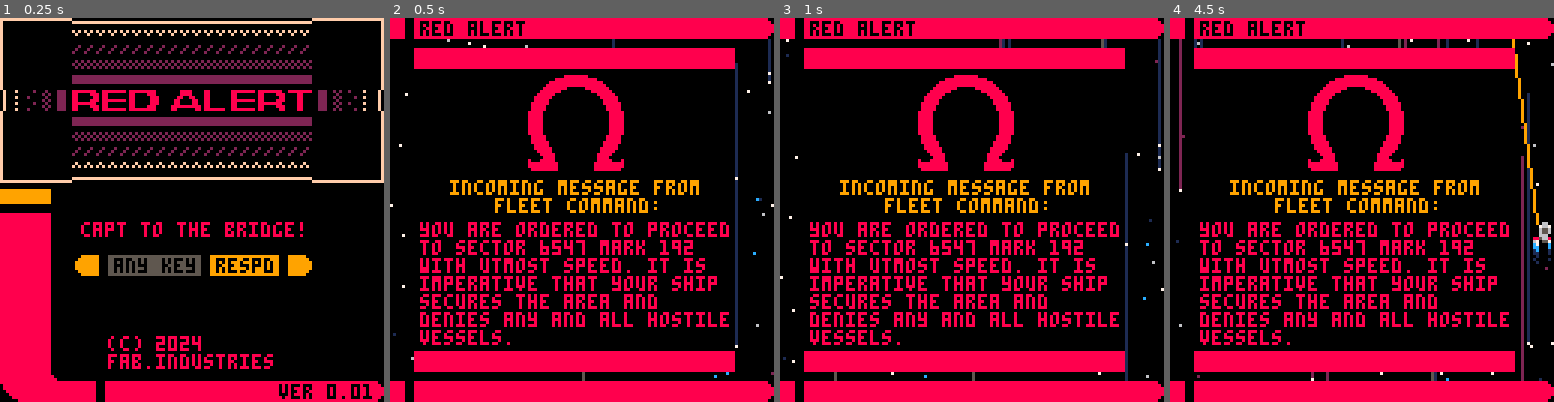
Above: before the commit, frames 1-4 (left to right).
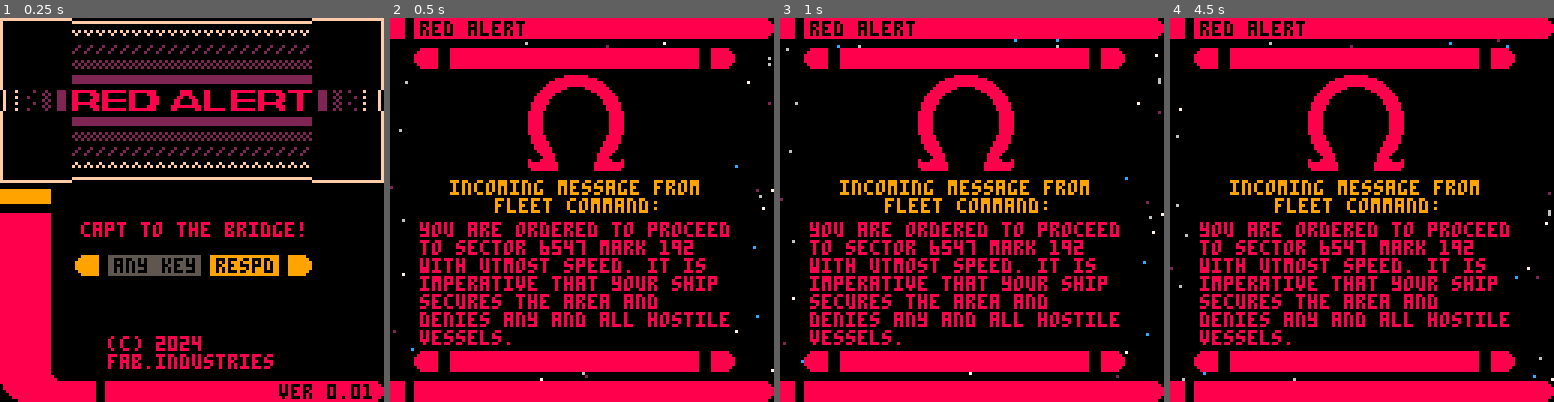
Above: after the commit, the same moments.

Repository: fab-industries/red-alert
Game: PICO-8 cartridge redalert.p8
Same seed, same stepped clock (60 frames per second), same inputs: the game is played once before the commit and once after it.
Inputs:
- Up to frame 1 (0.25 s): no input
- Up to frame 2 (0.5 s): tap X (X key) at 0.33 s
- Up to frame 3 (1 s): tap O (Z key) at 0.7 s
- Up to frame 4 (4.5 s): tap X (X key) at 1.07, 1.85, 2.97, 4.08 s; hold Right 1.6-2.1 s; tap O (Z key) every 0.4 s from 1.7 to 4.1 s; hold Up 2.15-2.42 s; hold Right 2.47-3.03 s; hold Left 3.08-3.58 s; hold Down 3.63-3.97 s; hold Right from 4.02 s (still down)

Frame 1 is identical in both runs. In frame 2, 1.8% of the frame differs, in the area x 0-100%, y 5-95%; in frame 3, 1.9%; in frame 4, 3.2%.

Commit message:
Improved intro

Diff:
--- a/redalert.p8
+++ b/redalert.p8
@@ -3,22 +3,6 @@
 __lua__
 --red alert (v0.01)
 --by fab.industries
-
---[[
-incoming message from fleet
-command:
-
-you are ordered to proceed to
-sector 6547 mark 192 with
-utmost speed. it is imperative
-that your ship secures the area
-and denies any and all hostile
-vessels. use of force is
-authorised. implement the
-omega directive immediately.
-all other priorities have been
-recinded.
---]]
 
 function _init()
  version="0.01"
@@ -73,7 +57,7 @@
  tcols={1,2,5}
  ship={}
  ship.x=64
- ship.y=64
+ ship.y=80
  ship.sx=0
  ship.sy=0
  ship.spr=1
@@ -96,7 +80,7 @@
   local newstar={}
   newstar.x=flr(rnd(128))
   newstar.y=flr(rnd(512))
-  newstar.spd=rnd(1.5)+0.5
+  newstar.spd=rnd(0.4)+0.2
   newstar.trl=flr(rnd(40))+60
   newstar.trlcol=rnd(tcols)
 
@@ -129,7 +113,7 @@
   ship.torp=true
  end
 
- if ship.dead==false then
+ if ship.dead==false and mode=="game" then
 	 if btn(⬅️) then
 	  ship.sx=-2
 	  ship.spr=2
@@ -302,7 +286,11 @@
 function update_intro()
  update_game()
  introt+=1
- if introt>=600 then
+ if introt==700 then
+  sfx(7)
+  reset_starspd()
+ end
+ if introt>=760 then
   mode="game"
  end
 end
@@ -311,7 +299,13 @@
 
 function draw_game()
  cls(0)
- starfield()
+
+ if mode=="intro" and introt<700 then
+  starfield_imp()
+ else
+  starfield()
+ end
+
  if ship.cont then
 	 if invuln<=0 then
 	  draw_spr(ship)
@@ -442,16 +435,40 @@
   elseif mystar.spd<1.5 then
    starcol=7
   end
-
   --create warp trails
   if mystar.spd>=1.9 then
    line(mystar.x,mystar.y,mystar.x,mystar.y-mystar.trl,mystar.trlcol)
   end
-
   pset(mystar.x,mystar.y,starcol)
-
- end
-
+ end
+end
+
+function starfield_imp()
+ --creates background stars
+ for i=1,#stars do
+  local mystar=stars[i]
+  --colour stars based on
+  --their speeds
+  local starcol=7
+  if mystar.spd<0.2 then
+   starcol=1
+  elseif mystar.spd<0.3 then
+   starcol=2
+  elseif mystar.spd<0.4 then
+   starcol=12
+  elseif mystar.spd<0.5 then
+   starcol=6
+  elseif mystar.spd<0.6 then
+   starcol=7
+  end
+  pset(mystar.x,mystar.y,starcol)
+ end
+end
+
+function reset_starspd()
+ for mystar in all(stars) do
+  mystar.spd=rnd(1.5)+0.5
+ end
 end
 
 function anim_stars()
@@ -888,27 +905,59 @@
 
  elseif mode=="intro" then
 
-	 rectfill (0,0,127,6,0)
-	 rectfill(0,0,122,6,8)
-	 circfill(124,3,3,8)
-	 rectfill(5,0,7,6,0)
-	 print("red alert",10,1,0)
-	 rectfill(0,121,127,127,0)
-
-	 rectfill(0,121,127,127,0)
-	 rectfill(0,121,122,127,8)
-	 circfill(124,124,3,8)
-
-	 rectfill(5,121,7,127,0)
-
-	 rectfill(8,17,114,111,0)
-
-	 rectfill(8,10,114,16,8)
-	 rectfill(8,111,114,117,8)
-
-	 spr(202,46,19,4,4)
-	 print("incoming message from",20,54,9)
-	 print("fleet command:",35,60,9)
+  if introt<660 then
+		 rectfill (0,0,127,6,0)
+		 rectfill(0,0,122,6,8)
+		 circfill(124,3,3,8)
+		 rectfill(5,0,7,6,0)
+		 print("red alert",10,1,0)
+		 rectfill(0,121,127,127,0)
+		 rectfill(0,121,127,127,0)
+		 rectfill(0,121,122,127,8)
+		 circfill(124,124,3,8)
+		 rectfill(5,121,7,127,0)
+		else
+			rectfill (0,0,127,6,0)
+		 rectfill(0,0,122,6,8)
+		 circfill(124,3,3,8)
+		 rectfill(5,0,7,6,0)
+		 print("red alert",10,1,0)
+		 local scx
+		 local scl
+		 scl=tostr(score)
+		 if (#scl==1) scx=121
+		 if (#scl==2) scx=117
+		 if (#scl==3) scx=113
+		 if (#scl==4) scx=109
+		 if (#scl==5) scx=105
+		 print(score,scx,1,0)
+		 rectfill(0,121,127,127,0)
+		 rectfill(0,121,4,127,8)
+		 rectfill(8,121,42,127,5)
+		 rectfill(46,121,93,127,5)
+		 rectfill(97,121,115,127,5)
+		 rectfill(119,121,122,127,8)
+		 circfill(124,124,3,8)
+		 local tcol={5,8}
+		end
+		if introt<600 then
+		 rectfill(5,121,7,127,0)
+		 rectfill(8,10,114,117,0)
+		 rectfill(10,10,110,16,8)
+		 rectfill(10,111,110,117,8)
+		 circfill(11,13,3,8)
+		 circfill(111,13,3,8)
+		 circfill(11,114,3,8)
+		 circfill(111,114,3,8)
+		 rectfill(16,10,19,16,0)
+		 rectfill(103,10,106,16,0)
+		 rectfill(16,111,19,117,0)
+		 rectfill(103,111,106,117,0)
+
+		 spr(202,46,19,4,4)
+		 print("incoming message from",20,54,9)
+		 print("fleet command:",35,60,9)
+  end
 	 if introt<300 then
 		 print("you are ordered to proceed",10,68,8)
 		 print("to sector 6547 mark 192",10,74,8)
@@ -917,7 +966,7 @@
 	 	print("secures the area and",10,92,8)
 	 	print("denies any and all hostile",10,98,8)
 	  print("vessels.",10,104,8)
-	 else
+	 elseif introt<600 then
 	  print("maximum use of force is",10,68,8)
 		 print("authorised.",10,74,8)
 	 	print("",10,80,8)
@@ -925,9 +974,15 @@
 	 	print("directive immediately. all",10,92,8)
 	 	print("other priorities have been",10,98,8)
 	  print("recinded.",10,104,8)
-	  print("message ends.",47,104,9)
-	 end
- end
+	  blink_txt("message ends.",47,104,9,0)
+	 else
+	 end
+ end
+end
+
+function blink_txt(txt,x,y,col1,col2)
+ local bcol={col1,col2}
+ print(txt,x,y,bcol[t\30%2+1])
 end
 
 function debug()
Not shown, changed: the sound effects (__sfx__) section of redalert.p8
